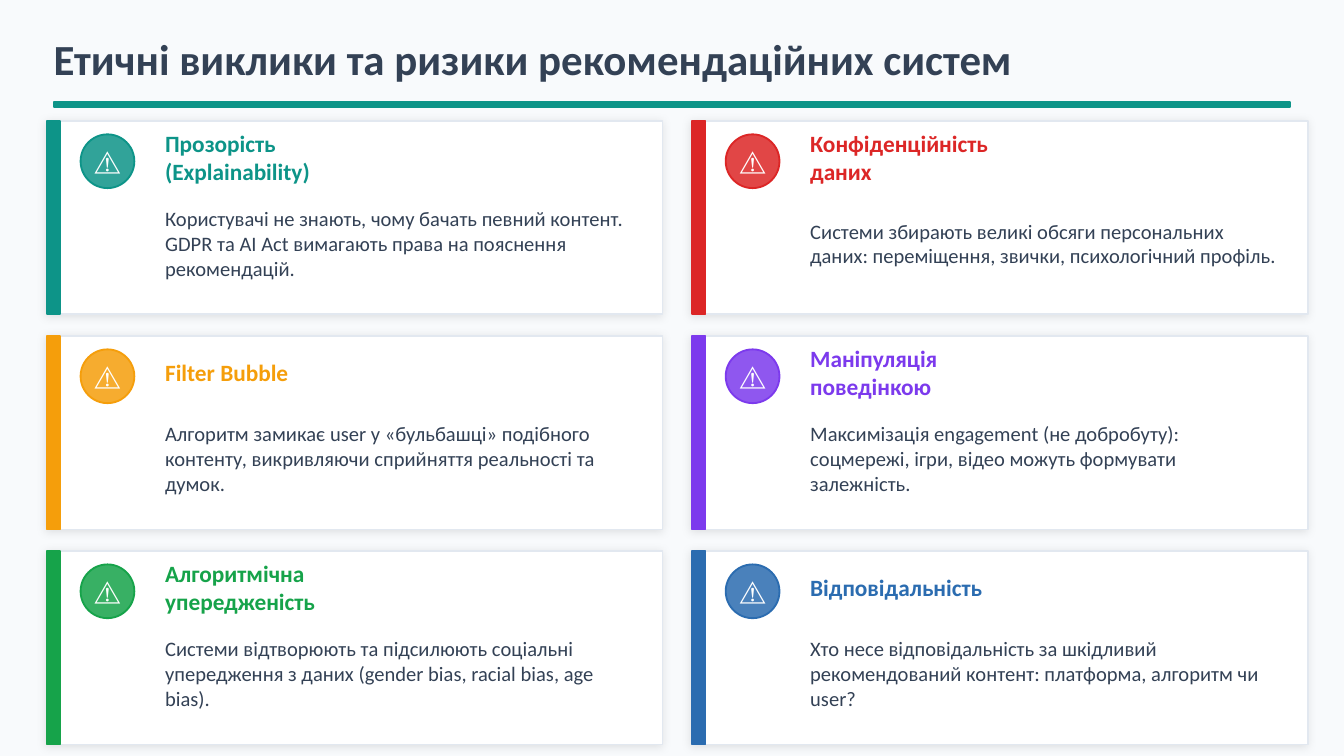
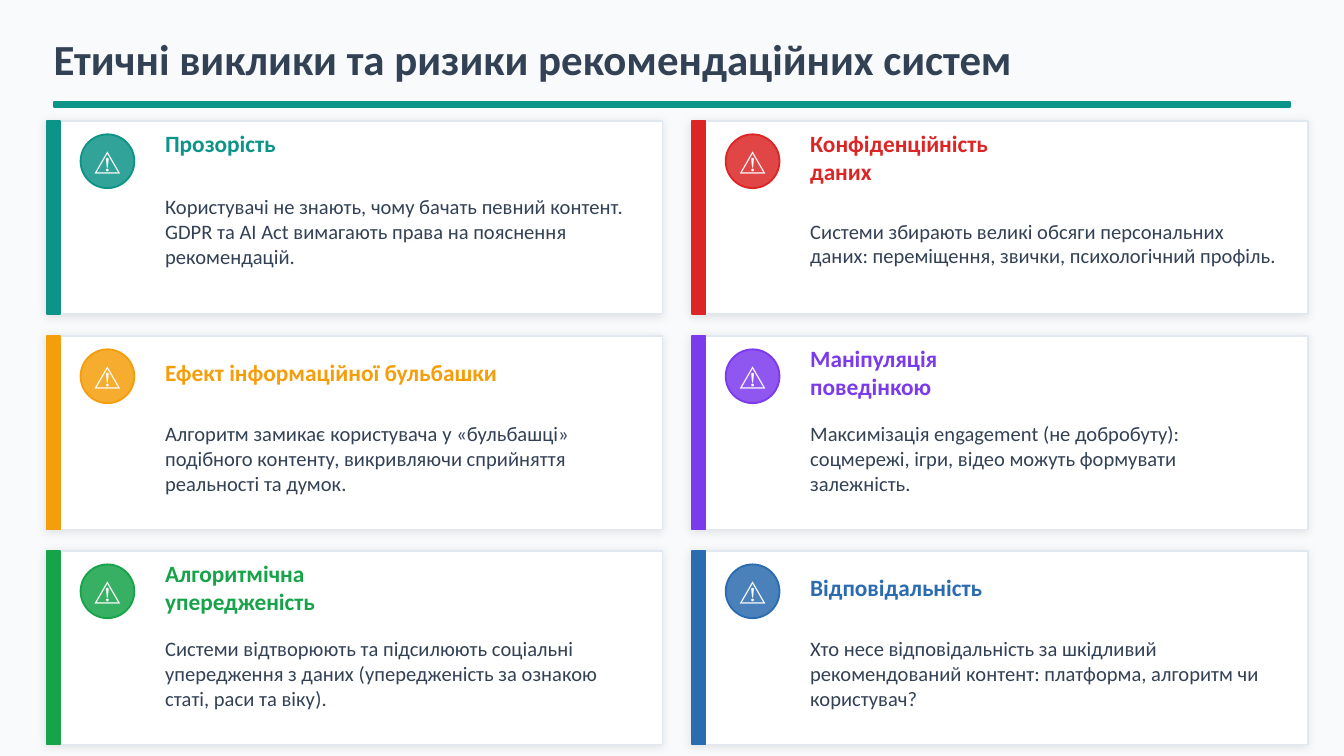
Before and after one commit to BohdanRomaniuk/IAC-Group-Recommender, a slide deck: slide 24 of docs/Presentation - Recommendation Systems. Theoretical Approaches.pptx. Drawn at 1344x756 pixels with LibreOffice and Linux fonts; fonts in the diff are those of the drawing. Boxes give left, top, right and bottom in pixels: in the first picture for what was removed or moved away, otherwise in the second. Text is boxed around its words. In the diff, an @@ line names an element or a change of style, - is before the commit and + after.

```diff
--- a/docs/Presentation - Recommendation Systems. Theoretical Approaches.pptx
+++ b/docs/Presentation - Recommendation Systems. Theoretical Approaches.pptx
@@ text "Користувачі не знають, чому бачать ...": place and size @@
-text "Користувачі не знають, чому бачать ..." at [165,212,622,280]
+text "Користувачі не знають, чому бачать ..." at [165,200,622,268]
@@ text at [165,163,310,184]: paragraph removed @@
-(Explainability)
@@ text at [165,364,497,385]: text changed @@
-Filter Bubble
+Ефект інформаційної бульбашки
@@ text at [165,427,568,495]: text changed @@
-Алгоритм замикає user у «бульбашці» подібного контенту, викривляючи сприйняття реальності та думок.
+Алгоритм замикає користувача у «бульбашці» подібного контенту, викривляючи сприйняття реальності та думок.
@@ text at [165,642,597,710]: text changed @@
-Системи відтворюють та підсилюють соціальні упередження з даних (gender bias, racial bias, age bias).
+Системи відтворюють та підсилюють соціальні упередження з даних (упередженість за ознакою статі, раси та віку).
@@ text at [810,642,1259,710]: text changed @@
-Хто несе відповідальність за шкідливий рекомендований контент: платформа, алгоритм чи user?
+Хто несе відповідальність за шкідливий рекомендований контент: платформа, алгоритм чи користувач?
```
Also in this commit, not shown: 13 other slides changed, 3 slides removed, 1 other file.
